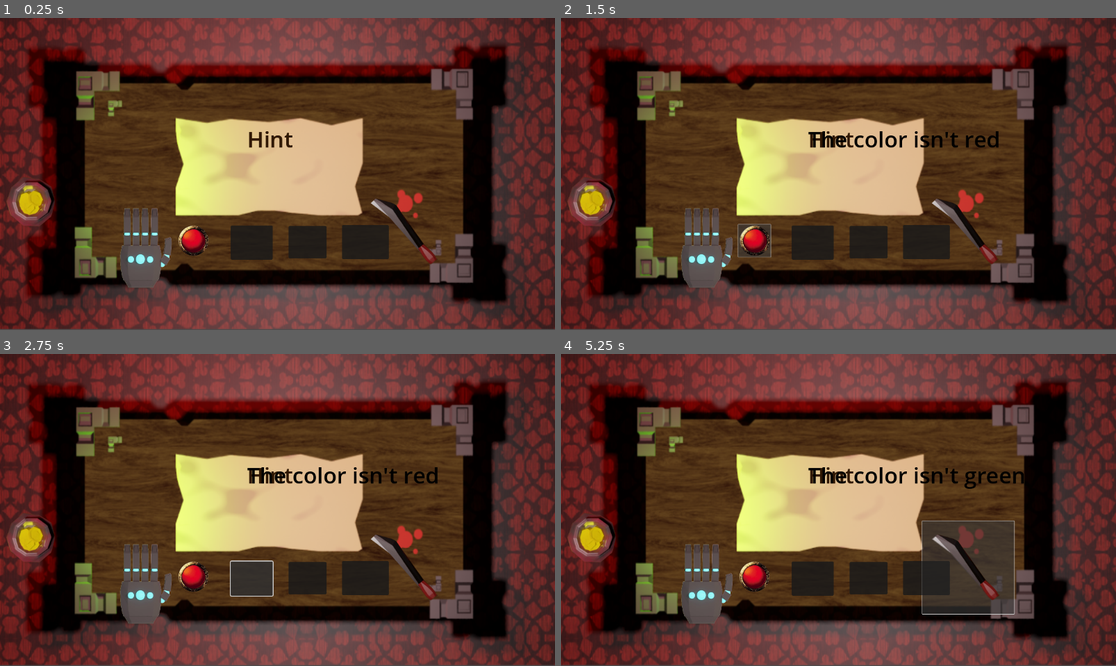
Above: before the commit, frames 1-4 (two rows, left to right).
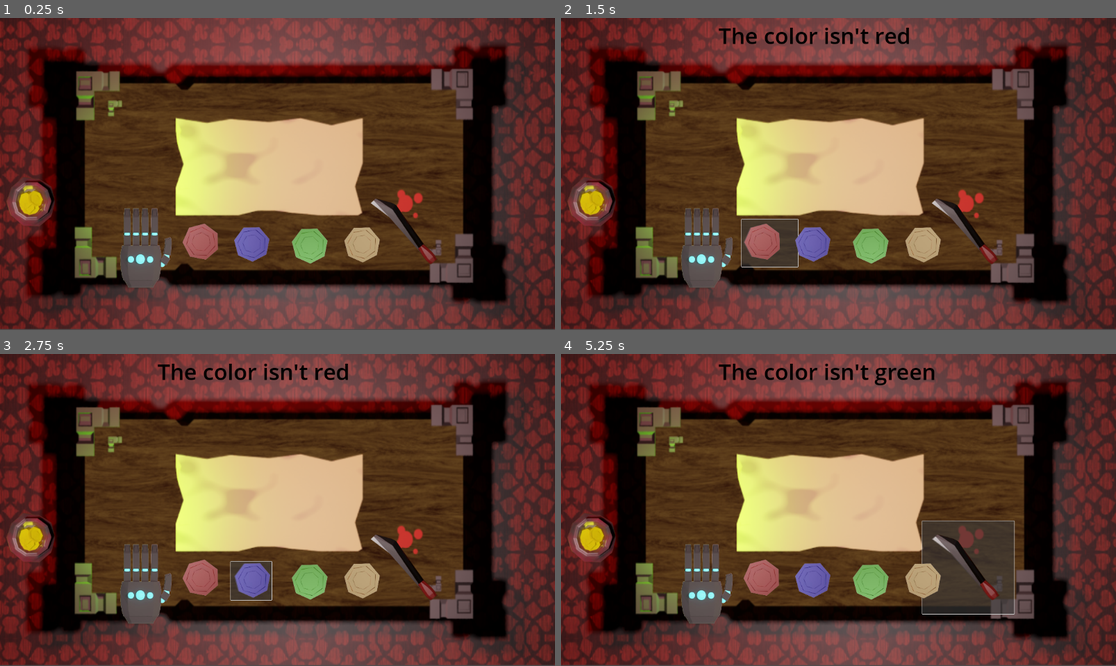
Above: after the commit, the same moments.

Repository: avanishbadhan/jumpstart
Game: Godot game, scene res://main.tscn
Two runs of this game, one before a commit and one after it. Both use one fixed random seed, a clock stepped at 60 frames per second and the inputs below.
Inputs (mouse positions are in pixels of both pictures, inside the frame that each line leads up to):
- Up to frame 1 (0.25 s): no input
- Up to frame 2 (1.5 s): click (966, 230) at 0.52 s; click (755, 239) at 1.27 s
- Up to frame 3 (2.75 s): click (249, 578) at 2.02 s
- Up to frame 4 (5.25 s): click (866, 578) at 2.77 s; click (927, 578) at 3.52 s; click (588, 538) at 4.27 s; click (966, 566) at 5.02 s

The runs differ from the first frame. In frame 1, 3.3% of the frame differs, in the area x 32-71%, y 36-79%; in frame 2, 4.8%; in frame 3, 4.4%; in frame 4, 4.8%, in the area x 28-84%, y 3-79%.

Commit message:
update 0.5

Diff:
--- a/main.tscn
+++ b/main.tscn
@@ -9,11 +9,22 @@
 [ext_resource type="AudioStream" uid="uid://cd81e71mo8b3y" path="res://knife-slice-41231.mp3" id="6_272bh"]
 [ext_resource type="Texture2D" uid="uid://b7igt7xu1gu24" path="res://Hand-removebg-preview.png" id="7_5vw27"]
 [ext_resource type="Texture2D" uid="uid://b5ston4d5pvj1" path="res://sackofcoins.png" id="9_4c57u"]
-[ext_resource type="Texture2D" uid="uid://ebuu6aaswmhd" path="res://redCoin-removebg-preview.png" id="9_efxa6"]
+[ext_resource type="Texture2D" uid="uid://csn6t0prko68i" path="res://red_coin_better.png" id="9_ycdy4"]
+[ext_resource type="Texture2D" uid="uid://cfuq3vsuum5rc" path="res://blue_coin_better.png" id="10_w48qg"]
+[ext_resource type="Texture2D" uid="uid://gb41fsiyo6cb" path="res://green_coin_better.png" id="11_vivmo"]
+[ext_resource type="Texture2D" uid="uid://b5gxl68q5up6c" path="res://yellow_coin_better.png" id="12_2cqfq"]
 
 [sub_resource type="StyleBoxEmpty" id="StyleBoxEmpty_efxa6"]
 
 [sub_resource type="StyleBoxEmpty" id="StyleBoxEmpty_ycdy4"]
+
+[sub_resource type="StyleBoxEmpty" id="StyleBoxEmpty_yaehf"]
+
+[sub_resource type="StyleBoxEmpty" id="StyleBoxEmpty_074og"]
+
+[sub_resource type="StyleBoxEmpty" id="StyleBoxEmpty_cegan"]
+
+[sub_resource type="ButtonGroup" id="ButtonGroup_82xsv"]
 
 [sub_resource type="StyleBoxEmpty" id="StyleBoxEmpty_dg77c"]
 
@@ -39,13 +50,12 @@
 
 [node name="Not_Green" type="Label" parent="Control"]
 layout_mode = 0
-offset_left = -248.0
-offset_top = -39.0
-offset_right = -58.0
-offset_bottom = 10.0
+offset_left = -434.0
+offset_top = -254.0
+offset_right = -325.0
+offset_bottom = -190.0
 theme_override_colors/font_color = Color(0.18959081, 0.096351765, 0.013852307, 1)
 theme_override_font_sizes/font_size = 46
-text = "Hint"
 
 [node name="machete" type="Button" parent="Control"]
 layout_mode = 1
@@ -82,31 +92,41 @@
 autoplay = true
 
 [node name="red_select" type="Button" parent="."]
-offset_left = 368.0
-offset_top = 429.0
-offset_right = 445.0
-offset_bottom = 501.0
-scale = Vector2(0.3, 0.3)
+offset_left = 375.0
+offset_top = 418.0
+offset_right = 635.0
+offset_bottom = 638.0
+scale = Vector2(0.45, 0.45)
 theme_override_styles/normal = SubResource("StyleBoxEmpty_ycdy4")
-icon = ExtResource("9_efxa6")
+icon = ExtResource("9_ycdy4")
 
 [node name="blue_select" type="Button" parent="."]
 offset_left = 479.0
 offset_top = 431.0
 offset_right = 566.0
 offset_bottom = 502.0
+scale = Vector2(0.45, 0.45)
+theme_override_styles/normal = SubResource("StyleBoxEmpty_yaehf")
+icon = ExtResource("10_w48qg")
 
 [node name="green_select" type="Button" parent="."]
 offset_left = 599.0
 offset_top = 432.0
 offset_right = 678.0
 offset_bottom = 499.0
+scale = Vector2(0.45, 0.45)
+theme_override_styles/normal = SubResource("StyleBoxEmpty_074og")
+icon = ExtResource("11_vivmo")
 
 [node name="yellow_select" type="Button" parent="."]
 offset_left = 710.0
 offset_top = 430.0
 offset_right = 807.0
 offset_bottom = 501.0
+scale = Vector2(0.45, 0.45)
+theme_override_styles/normal = SubResource("StyleBoxEmpty_cegan")
+button_group = SubResource("ButtonGroup_82xsv")
+icon = ExtResource("12_2cqfq")
 
 [node name="coinSack" type="Button" parent="."]
 offset_left = 4.0
Binary file removed: blueCoin-removebg-preview.png
Binary file added: blue_coin_better.png
Not shown, changed: blue_coin_better.png.import
Binary file removed: goldCoin (1)-Picsart-BackgroundRemover.png
Binary file added: green_coin_better.png
Not shown, changed: green_coin_better.png.import
Not shown: 1 places in main.tscn that only renumber resources
Binary file removed: redCoin-removebg-preview.png
Binary file added: red_coin_better.png
Not shown, added: red_coin_better.png.import
Binary file added: yellow_coin_better.png
Not shown, changed: yellow_coin_better.png.import
